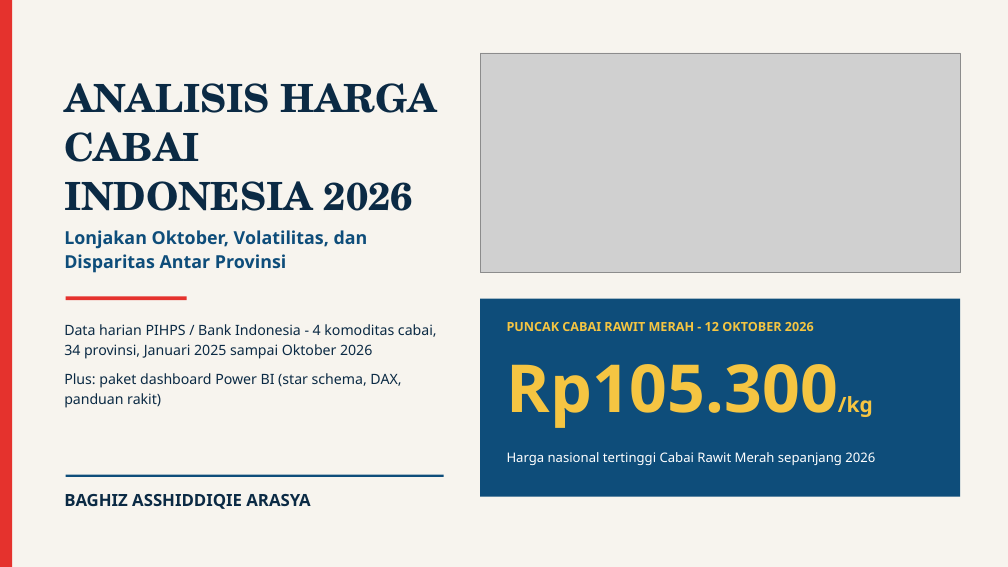
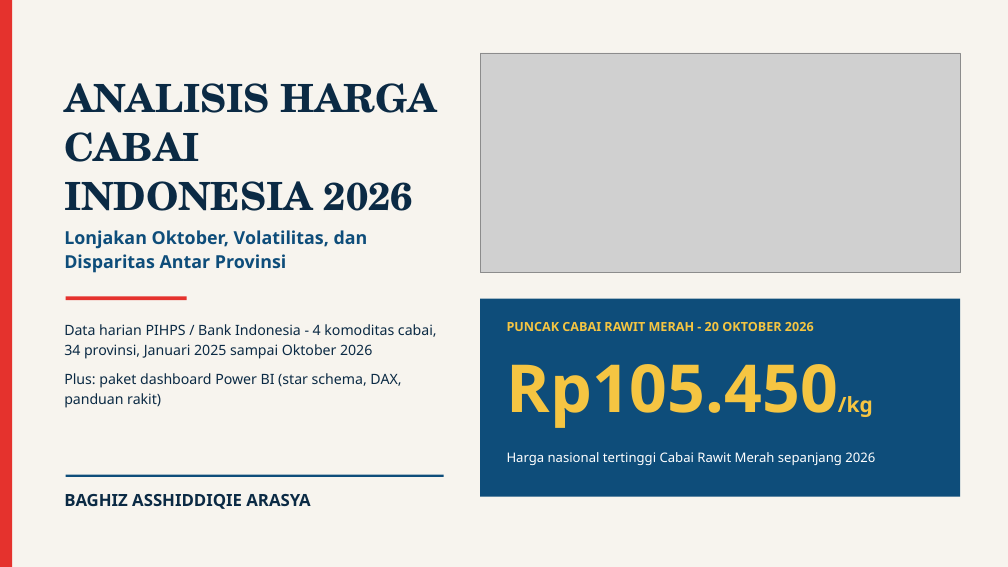
Before and after one commit to baghizash/harga-cabai-indonesia-2026, a slide deck: slide 1 of Portofolio-Analisis-Harga-Cabai.pptx. Drawn at 1008x567 pixels with LibreOffice and Linux fonts; fonts in the diff are those of the drawing; grey boxes stand for pictures. Boxes give left, top, right and bottom in pixels: in the first picture for what was removed or moved away, otherwise in the second. Text is boxed around its words. In the diff, an @@ line names an element or a change of style, - is before the commit and + after.

```diff
--- a/Portofolio-Analisis-Harga-Cabai.pptx
+++ b/Portofolio-Analisis-Harga-Cabai.pptx
@@ text at (x1=507, y1=322, x2=814, y2=331): text changed @@
-PUNCAK CABAI RAWIT MERAH - 12 OKTOBER 2026
+PUNCAK CABAI RAWIT MERAH - 20 OKTOBER 2026
@@ text at (x1=507, y1=364, x2=873, y2=428): text changed @@
-Rp105.300/kg
+Rp105.450/kg
```
Also in this commit, not shown: 6 other slides changed.
